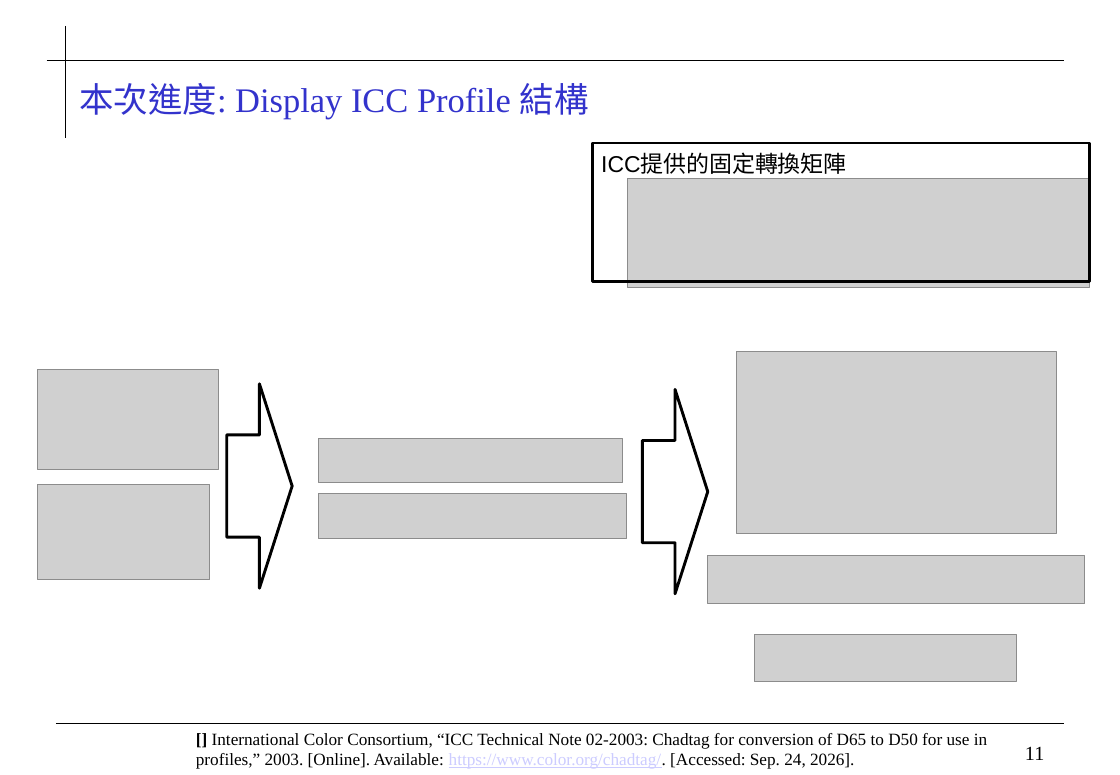
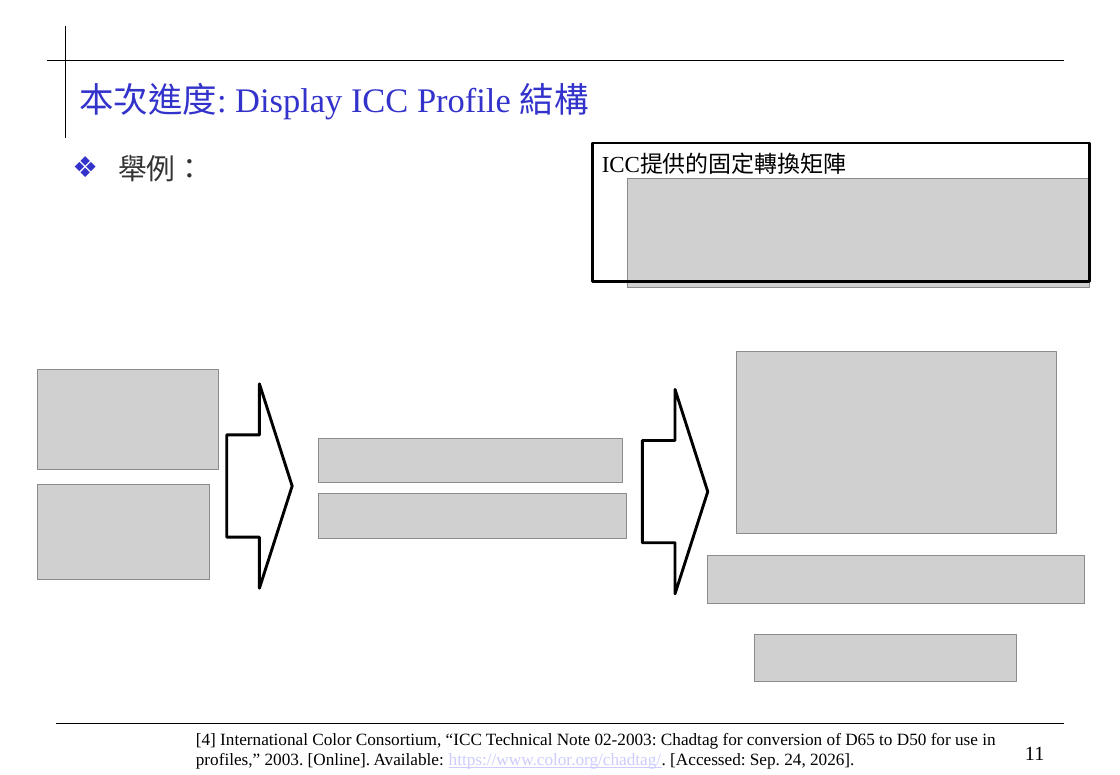
Before and after one commit to 0ilasis0/home, a slide deck: slide 11 of ICCPROFILE_0923.pptx. Drawn at 1120x775 pixels with LibreOffice and Linux fonts; fonts in the diff are those of the drawing; grey boxes stand for pictures; background and template pictures are left out. Boxes give left, top, right and bottom in pixels: in the first picture for what was removed or moved away, otherwise in the second. Text is boxed around its words. In the diff, an @@ line names an element or a change of style, - is before the commit and + after.

```diff
--- a/ICCPROFILE_0923.pptx
+++ b/ICCPROFILE_0923.pptx
@@ text "ICC提供的固定轉換矩陣" at bbox=[602, 154, 846, 174]: font Arial to Times New Roman @@
@@ text added at bbox=[118, 155, 204, 182], 20 pt, text #333333 @@
+  ❖ 舉例：
@@ text at bbox=[196, 733, 995, 769]: text changed @@
-[] International Color Consortium, “ICC Technical Note 02-2003: Chadtag for conversion of D65 to D50 for use in profiles,” 2003. [Online]. Available: https://www.color.org/chadtag/. [Accessed: Sep. 24, 2026].
+[4] International Color Consortium, “ICC Technical Note 02-2003: Chadtag for conversion of D65 to D50 for use in profiles,” 2003. [Online]. Available: https://www.color.org/chadtag/. [Accessed: Sep. 24, 2026].
```
Also in this commit, not shown: 4 other slides changed.
